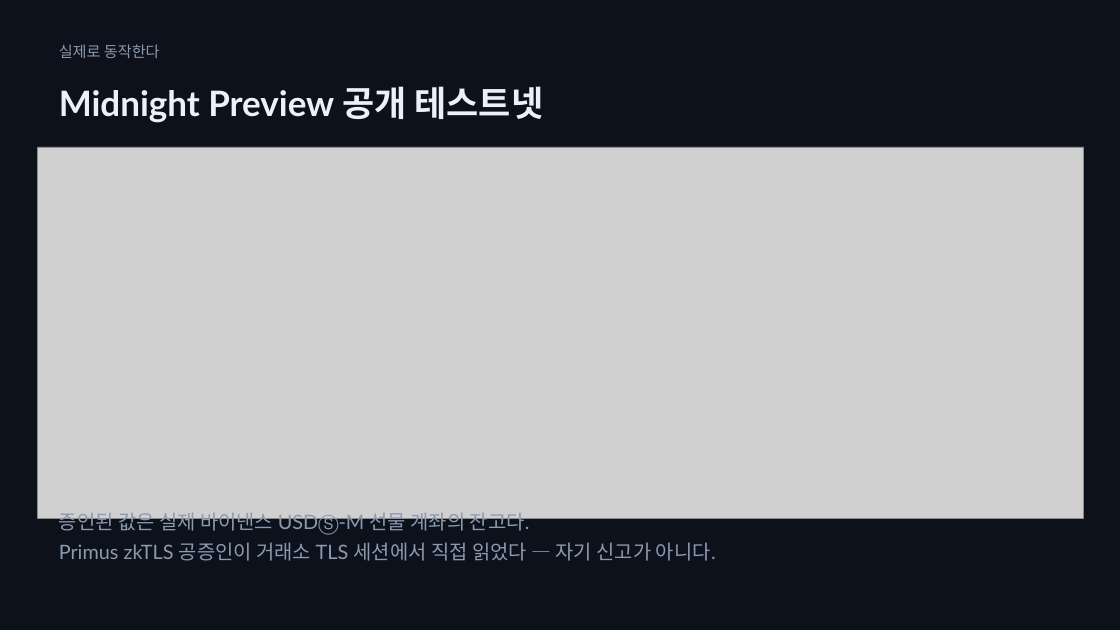
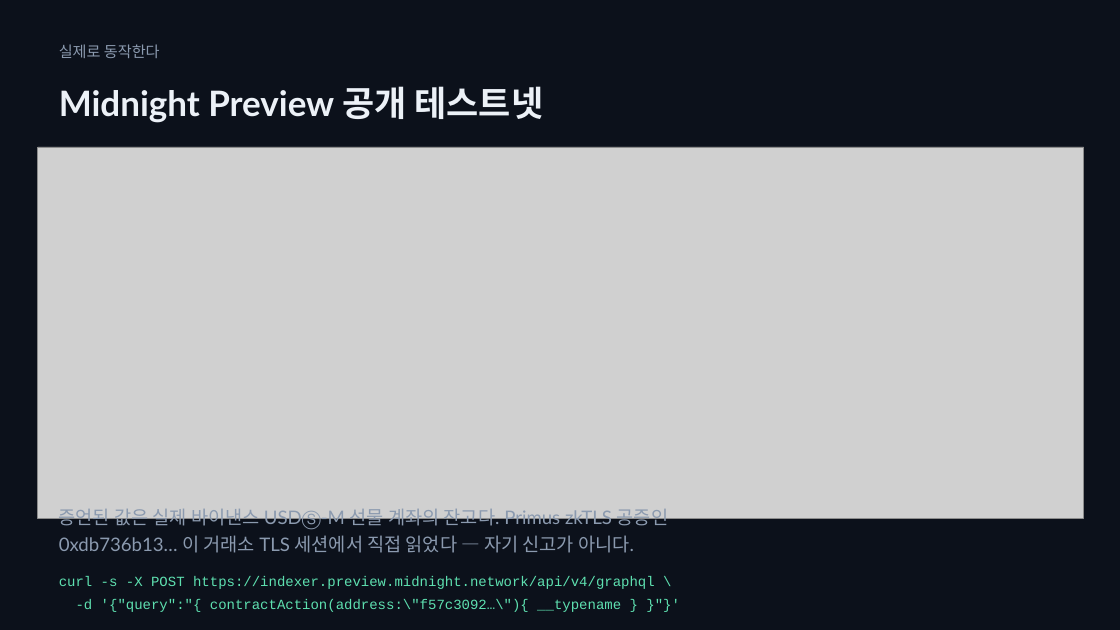
Before and after one commit to SeoDongOk/proof-of-track-record, a slide deck: slide 11 of deck/proof-of-track-record.pptx (slide 9 before the commit). Drawn at 1120x630 pixels with LibreOffice and Linux fonts; fonts in the diff are those of the drawing; grey boxes stand for pictures. Boxes give left, top, right and bottom in pixels: in the first picture for what was removed or moved away, otherwise in the second. Text is boxed around its words. In the diff, an @@ line names an element or a change of style, - is before the commit and + after.

```diff
--- a/deck/proof-of-track-record.pptx
+++ b/deck/proof-of-track-record.pptx
@@ text at bbox=[59, 504, 668, 553]: text changed; size 17 to 16 pt @@
-증언된 값은 실제 바이낸스 USDⓈ-M 선물 계좌의 잔고다.
-Primus zkTLS 공증인이 거래소 TLS 세션에서 직접 읽었다 — 자기 신고가 아니다.
+증언된 값은 실제 바이낸스 USDⓈ-M 선물 계좌의 잔고다. Primus zkTLS 공증인
+0xdb736b13… 이 거래소 TLS 세션에서 직접 읽었다 — 자기 신고가 아니다.
@@ text added at bbox=[59, 576, 655, 612], 12 pt, text #5EE0B0 @@
+curl -s -X POST https://indexer.preview.midnight.network/api/v4/graphql \
+-d '{"query":"{ contractAction(address:\"f57c3092…\"){ __typename } }"}'
```
Also in this commit, not shown: 3 other slides changed, 3 slides added, 16 other files.
